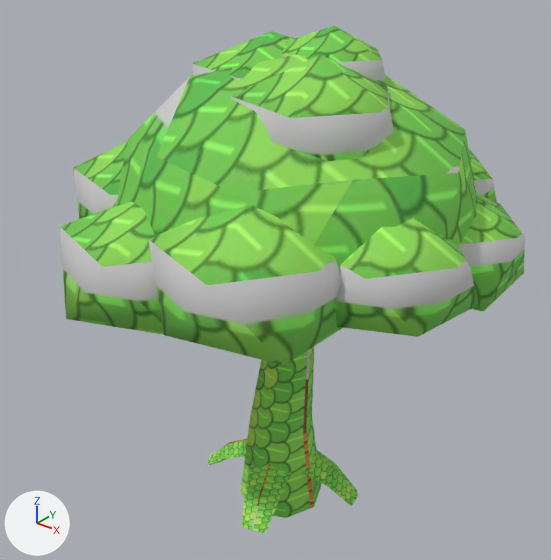
One commit to the glTF model art/props/shade_tree.glb: the scene before it, then after it.
One viewpoint serves both versions: a 50 mm camera at (6.52, -8.31, 8.82) aimed at (-0.14, 0.02, 3.65). Lighting does not change. The marker at lower left points along +X, +Y and +Z. The older version comes first. Vertices at exactly the same position are counted once.

Objects in the first picture: 'shade_tree'.
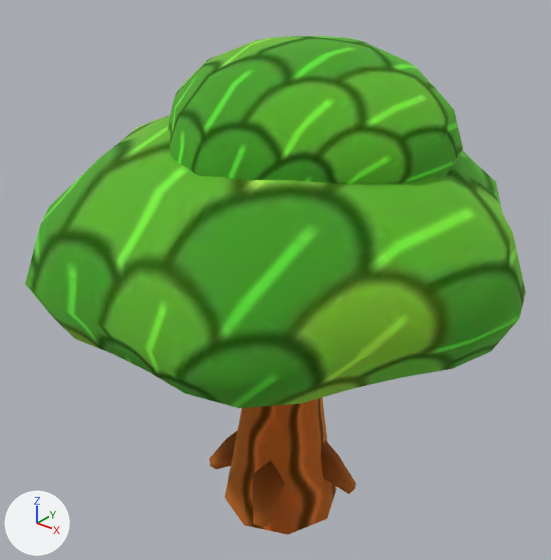
The change, as a list of edits to the scene's bpy script:
```text
Change mat_wood:
    mat_wood.metallic: 0.0 -> 1.0
Change mat_leaves:
    mat_leaves.roughness: 0.84 -> 0.99
    mat_leaves.metallic: 0.0 -> 1.0
Change me_shade_tree:
    used by ob_shade_tree; location = (0.02, 0.06, 3.48); scale = (3.88, 3.88, 3.88)
    remove me_shade_tree.from_pydata(...)  # 302 vertices, 498 faces; spans x -0.85..0.85, y -0.83..0.83, z -1.0..1.0
    add me_shade_tree.from_pydata(...)  # 450 vertices, 848 faces; spans x -0.95..0.95, y -0.87..0.87, z -1.0..1.0
    me_shade_tree part 1: the loose piece of 42 vertices spanning x -0.66..0.73, y -0.66..0.64, z 0.03..0.92 is rebuilt with 142 vertices and now spans x -0.49..0.65, y -0.52..0.62, z 0.39..1.0
    me_shade_tree part 2: the loose piece of 32 vertices spanning x -0.19..0.18, y -0.2..0.17, z -1.0..-0.02 is rebuilt with 32 vertices and now spans x -0.26..0.26, y -0.26..0.26, z -1.0..-0.1
    me_shade_tree part 3: the loose piece of 12 vertices spanning x 0.06..0.33, y -0.06..0.16, z -0.98..-0.75 is rebuilt with 16 vertices and now spans x 0.02..0.32, y -0.06..0.15, z -0.92..-0.63
    me_shade_tree part 4: the loose piece of 12 vertices spanning x -0.06..0.14, y -0.34..-0.09, z -0.98..-0.73 is rebuilt with 16 vertices and now spans x -0.04..0.15, y -0.31..-0.01, z -0.92..-0.62
    me_shade_tree part 5: a new loose piece of 212 vertices spanning x -0.95..0.95, y -0.87..0.87, z -0.16..0.77, in mat_leaves (picture img_shade_tree_atlas)
    me_shade_tree part 6: a new loose piece of 16 vertices spanning x -0.31..-0.01, y -0.15..0.04, z -0.92..-0.62, in mat_wood (picture img_shade_tree_atlas)
    me_shade_tree part 7
    12 vertices are removed from x -0.37..-0.09, y -0.14..0.06, z -0.98..-0.75
    18 faces are deleted
    me_shade_tree part 8
    180 vertices are removed from x -0.85..0.85, y -0.83..0.83, z -0.21..1.0
    292 faces are deleted
    other edits to the shape of me_shade_tree do not show in these pictures
Change ob_shade_tree:
    ob_shade_tree.location: (0.02, 0.06, 3.48) -> (0.0, 0.0, 3.4)
    ob_shade_tree.scale: (3.88, 3.88, 3.88) -> (3.9, 3.9, 3.9)
```

Boxes [x1, y1, x2, y2] around the edits, measured in the pictures (551 x 560 px):
'shade_tree', surface changed, reshaped, moved, rescaled (8% wider): before [60, 26, 525, 533]; after [25, 36, 526, 535]
part 1 of me_shade_tree, rebuilt (19% narrower, 32% shorter): before [113, 55, 477, 272]; after [168, 36, 463, 184]
part 2 of me_shade_tree, rebuilt: before [240, 347, 321, 518]; after [225, 398, 337, 535]
part 3 of me_shade_tree, rebuilt: before [302, 450, 358, 506]; after [321, 440, 356, 494]
part 4 of me_shade_tree, rebuilt: before [241, 461, 291, 533]; after [252, 461, 285, 527]
part 5 of me_shade_tree, added (green): after [25, 115, 526, 408]
part 6 of me_shade_tree, added (brown): after [209, 431, 237, 469]
part 7 of me_shade_tree, deleted (green): before [207, 438, 247, 466]
part 8 of me_shade_tree, deleted: before [60, 26, 525, 365]
